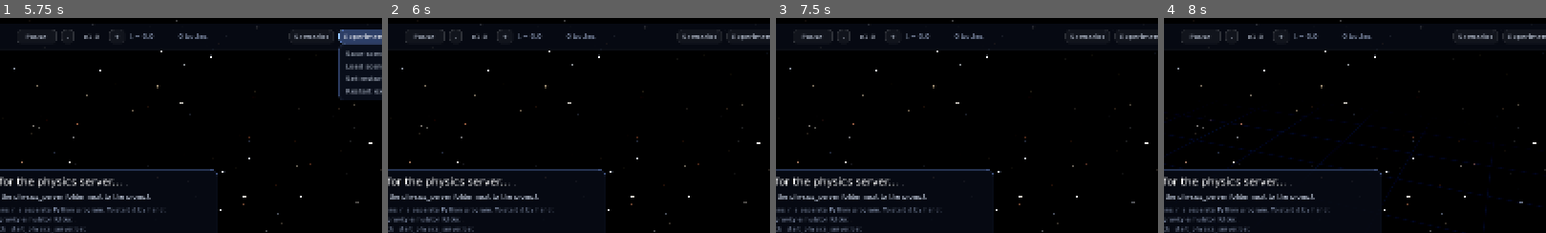
Above: before the commit, frames 1-4 (left to right).
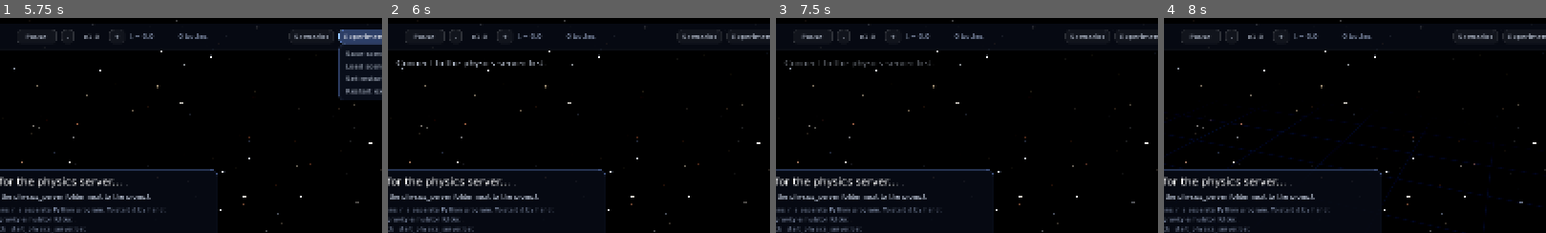
Above: after the commit, the same moments.

Repository: peustr/gravity-simulator
Game: Godot game, scene res://main.tscn
The game is run twice, just before and just after one commit, with the same random seed, the same clock (stepped at 60 frames per second) and the same inputs.
Inputs:
- Up to frame 1 (5.75 s): click "-" at 0.5 s; click "+" at 1.25 s; click "Try to start it automatically…" at 2 s; click "Try to start it automatically…" at 2.75 s; click "Try to start it automatically…" at 3.5 s; click "Scenarios" at 4.25 s; click "Experiment" at 5 s
- Up to frame 2 (6 s): click "Clear" at 5.75 s
- Up to frame 3 (7.5 s): click "Select" at 6.5 s; click "Rocky planet" at 7.25 s
- Up to frame 4 (8 s): no input
The pictures show only the part of the screen within x 39-89%, y 0-50%; the shares and areas given below are measured in that part.

Frame 1 is identical in both runs. In frame 2, 0.4% of the frame differs, in the area x 2-41%, y 19-24%; in frame 3, 0.3%; in frame 4, nothing differs.

Commit message:
Fix placement safety, destructive actions, and scene timing

Diff:
--- a/godot/scripts/main.gd
+++ b/godot/scripts/main.gd
@@ -118,9 +118,7 @@
 	hud.speed_step.connect(_speed_step)
 	hud.preset_chosen.connect(_load_preset)
 	hud.clear_requested.connect(func():
-		net.send({"cmd": "clear"})
-		trails.clear_all()
-		_select(-1))
+		scene_files.replace_scene({"cmd": "clear"}))
 	hud.follow_requested.connect(_toggle_follow)
 	hud.delete_requested.connect(_delete_selected)
 	hud.supernova_requested.connect(_supernova_selected)
@@ -251,10 +249,7 @@
 		if n == 0 and not _auto.has("preset") and (not _auto.has("screenshot") or _auto.has("welcome")):
 			hud.show_welcome(true)
 
-	var version := int(f[1])
-	if version == sim_version:
-		return
-	sim_version = version
+	# Header time can advance even when there are no particle changes.
 	var t := float(f[2]) + float(f[3])
 	if _first_state or t < packet_time - 1.0:
 		display_time = t
@@ -263,6 +258,10 @@
 		_first_state = false
 	packet_time = t
 	display_time = clampf(display_time, t, t + _max_tau())
+	var version := int(f[1])
+	if version == sim_version:
+		return
+	sim_version = version
 	var tau := display_time - packet_time
 
 	var seen := {}
@@ -783,7 +782,13 @@
 
 
 func _load_preset(preset: String) -> void:
-	net.send({"cmd": "preset", "name": preset})
+	scene_files.replace_scene({"cmd": "preset", "name": preset})
+
+
+func apply_scene_change(command: Dictionary) -> void:
+	net.send(command)
+	trails.clear_all()
+	_select(-1)
 	hud.show_welcome(false)
 	hud.select_tool(-1)
 
--- a/godot/scripts/scene_files.gd
+++ b/godot/scripts/scene_files.gd
@@ -22,8 +22,39 @@
 	dialog.file_selected.connect(_file_selected)
 	confirm = ConfirmationDialog.new()
 	add_child(confirm)
-	confirm.confirmed.connect(func(): request(_confirmed))
+	confirm.confirmed.connect(_accept_confirmation)
+	confirm.canceled.connect(func(): _confirmed.clear())
 	main.net.message_received.connect(_on_message)
+
+
+func replace_scene(command: Dictionary) -> void:
+	if not pending.is_empty():
+		main.hud.toast("Waiting for the current scene operation...")
+		return
+	if not main.net.connected:
+		main.hud.toast("Connect to the physics server first.")
+		return
+	if command.cmd == "preset" and main.views.is_empty():
+		main.apply_scene_change(command)
+		return
+	_confirmed = command.duplicate(true)
+	confirm.dialog_text = "Clear the current scene?" if command.cmd == "clear" else "Replace the current scene with this scenario?"
+	confirm.dialog_text += "\nUnsaved changes will be discarded and the restart point will be replaced."
+	confirm.popup_centered()
+
+
+func _accept_confirmation() -> void:
+	var command := _confirmed.duplicate(true)
+	_confirmed.clear()
+	if command.is_empty():
+		return
+	if not main.net.connected or not pending.is_empty():
+		main.hud.toast("Scene unchanged. Wait for the connection or current operation, then try again.")
+		return
+	if command.cmd in ["clear", "preset"]:
+		main.apply_scene_change(command)
+	else:
+		request(command)
 
 
 func choose(action: String) -> void:
--- a/godot/tests/experiments.gd
+++ b/godot/tests/experiments.gd
@@ -48,10 +48,50 @@
 	if not await _until(func(): return main.net.connected):
 		_fail("Scene test: physics connection timed out")
 		return
+	var initial_time: float = main.packet_time
+	if not await _until(func(): return main.packet_time > initial_time + 1.0):
+		_fail("Empty sandbox clock did not advance")
+		return
+	main.net.send({"cmd": "pause", "value": true})
+	if not await _until(func(): return main.paused):
+		_fail("Empty sandbox did not pause")
+		return
+	var paused_time: float = main.packet_time
+	await create_timer(0.2).timeout
+	if main.packet_time != paused_time:
+		_fail("Empty sandbox clock advanced while paused")
+		return
+	main.net.send({"cmd": "pause", "value": false})
+	if not await _until(func(): return main.packet_time > paused_time + 0.5):
+		_fail("Empty sandbox clock did not resume")
+		return
 	main.net.send({"cmd": "preset", "name": "binary"})
 	main.net.send({"cmd": "pause", "value": true})
 	if not await _until(func(): return main.views.size() == 6 and main.paused):
 		_fail("Scene test: initial scene did not arrive")
+		return
+	if not await _request({"cmd": "checkpoint"}):
+		_fail("Could not set paused restart point for cancellation test")
+		return
+	for action in ["preset", "clear"]:
+		if action == "preset":
+			main.hud.preset_chosen.emit("smash")
+		else:
+			main.hud.clear_requested.emit()
+		await create_timer(0.2).timeout
+		if not main.scene_files.confirm.visible or main.views.size() != 6:
+			_fail("Destructive action ran before confirmation: " + action)
+			return
+		main.scene_files.confirm.get_cancel_button().pressed.emit()
+		await create_timer(0.2).timeout
+		if main.scene_files.confirm.visible or main.views.size() != 6:
+			_fail("Cancel did not preserve scene: " + action)
+			return
+	if not await _request({"cmd": "restart"}):
+		_fail("Restart point lost after cancelling scene changes")
+		return
+	if not await _until(func(): return main.views.size() == 6):
+		_fail("Cancelled scene changes replaced the restart point")
 		return
 	main.rig.frame(Vector3(1, 2, 3), 240, 0.8)
 	main.rig.target_yaw = -1.2
@@ -73,7 +113,8 @@
 	if not await _until(func(): return main.views.size() == 6):
 		_fail("Scene test: restart did not restore bodies")
 		return
-	main.net.send({"cmd": "clear"})
+	main.hud.clear_requested.emit()
+	main.scene_files.confirm.get_ok_button().pressed.emit()
 	if not await _until(func(): return main.views.is_empty()):
 		_fail("Scene test: clear failed")
 		return
@@ -93,5 +134,10 @@
 	if await _request({"cmd": "load_scene", "path": path}) or main.views.size() != 6:
 		_fail("Scene test: invalid load changed the scene or succeeded")
 		return
+	main.hud.preset_chosen.emit("smash")
+	main.scene_files.confirm.get_ok_button().pressed.emit()
+	if not await _until(func(): return main.views.size() == 2 and main.server_speed == 6):
+		_fail("Confirmed scenario change did not apply")
+		return
 	print("Godot experiment save/load/restart check PASSED")
 	_finish(0)
Not shown, changed: README.md
Not shown, changed: physics_server/experiments.py
Not shown, changed: physics_server/world.py
Not shown, changed: tests/test_experiments.py
Not shown, changed: tests/test_world.py
